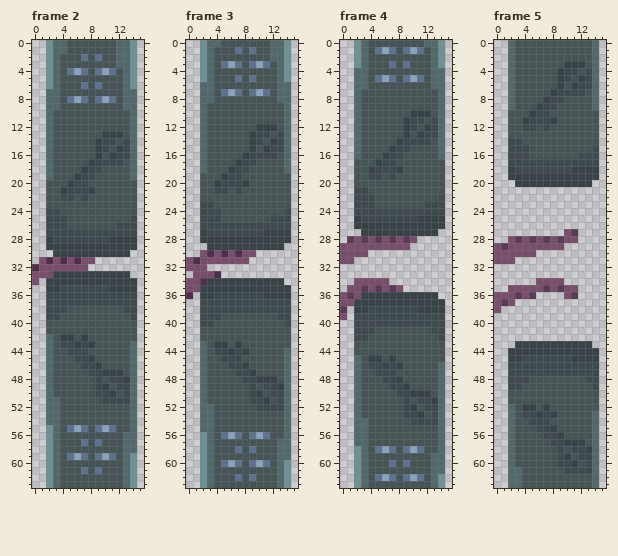
Two versions of one pixel-art file, assets/big-door.aseprite. This is how it looked before the edit.
16x64 pixels, 7 frames. Shown: frame 2, frame 3, frame 4, frame 5. The commit also changed other frames, which this record leaves out.
After:
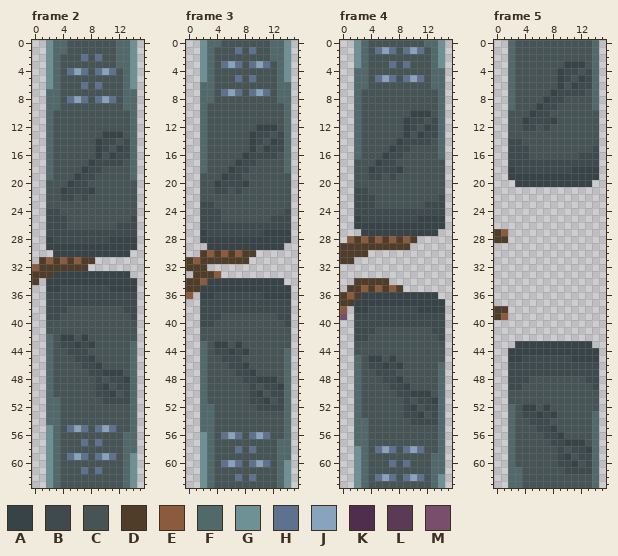
Palette (. is transparent): A #384348  B #3e4a4e  C #465456  D #503d29  E #8c5b3e  F #52696c  G #6e9196  H #5e718e  J #88a3bc  K #4f2d4d  L #5b3a56  M #794e6d
Diff:
Frame 2:
y 31: x 1..8 MKMKMKMM -> DEDEDEDD
y 32: x 0..7 KMMMMMMM -> EDDDDDDD
y 33: x 0..2 MMM -> DDD
y 34: x 0 M -> D
Frame 3:
y 30: x 2..9 MKMKMKMM -> DEDEDEDD
y 31: x 0..8 MKMMMMMMM -> DEDDDDDDD
y 32: x 0..2 MMM -> DDD
y 33: x 1..4 MMMK -> DDDE
y 34: x 0..2 MMK -> DDE
y 35: x 0..1 MM -> DD
y 36: x 0 K -> E
Frame 4:
y 28: x 1..10 LMLMLMLMLM -> EDEDEDEDED
y 29: x 0..9 MMMMMMMMMM -> DDDDDDDDDD
y 30: x 0..3 MMMM -> DDDD
y 31: x 0..1 MM -> DD
y 34: x 2..6 MMMMM -> DDDDD
y 35: x 1..8 MMLMLMLM -> DDEDEDED
y 36: x 0..2 MLM -> DED
y 37: x 0..1 MM -> DD
y 38: x 0 L -> E
Frame 5:
y 27: x 0..1 .. -> DE; x 10..11 ML -> ..
y 28: x 0..11 ..MLMLMLMLMM -> DD..........
y 29: x 0..9 MLMMMMMMMM -> ..........
y 30: x 0..5 MMMMMM -> ......
y 31: x 0..2 MMM -> ...
y 34: x 6..9 MMMM -> ....
y 35: x 2..11 MMMMMLMLMM -> ..........
y 36: x 0..5 MMMLML -> ......; x 10..11 ML -> ..
y 37: x 0..2 MLM -> ...
y 38: x 0..1 M. -> DD
y 39: x 0..1 .. -> DE
Pixel boxes of the changes (left, top, right, bottom) in both pictures:
changed: (32, 257, 95, 285)
changed: (186, 250, 256, 299)
changed: (340, 236, 417, 313)
changed: (494, 229, 578, 320)
